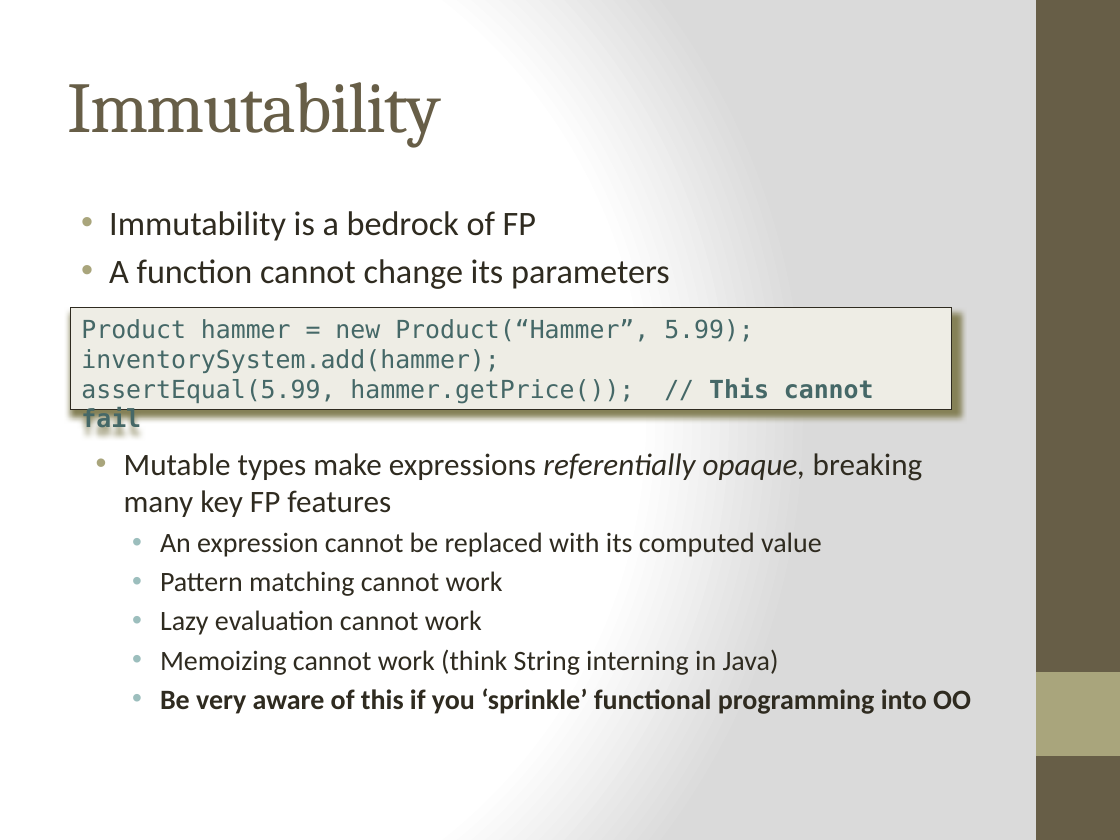
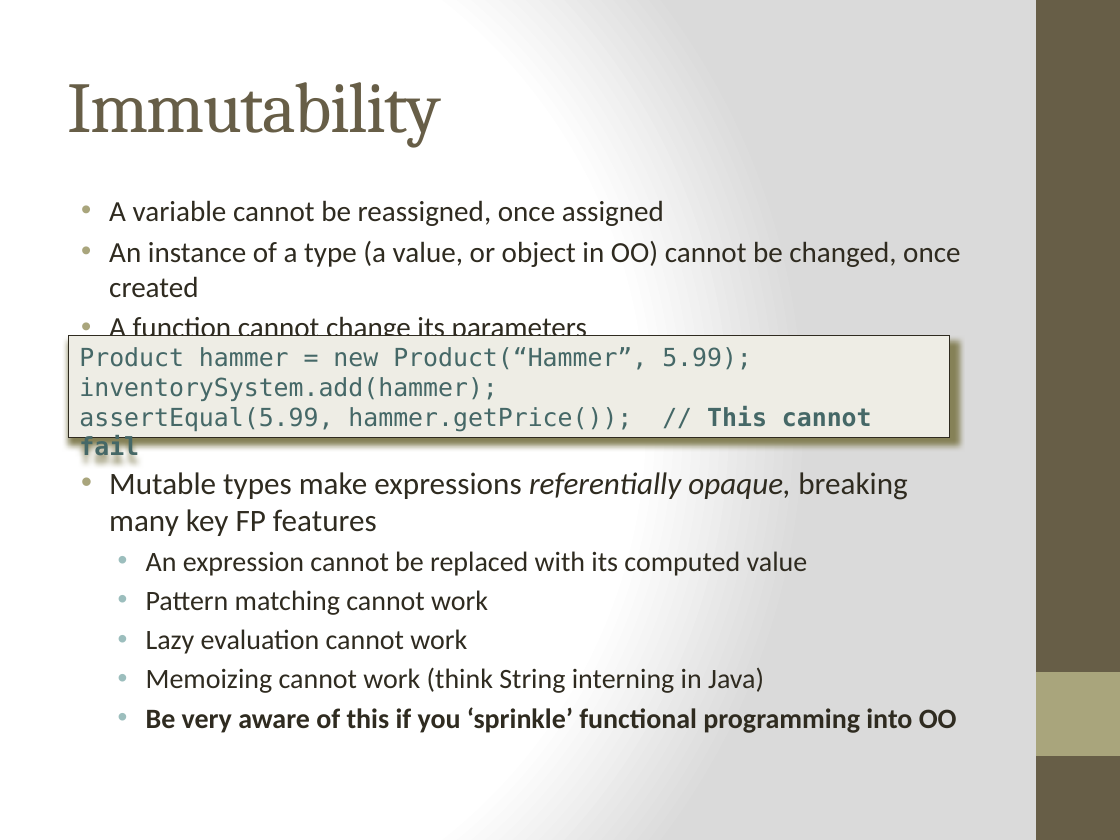
Before and after one commit to bjhartin/FoundationsOfFunctionalProgramming, a slide deck: slide 14 of FoundationsOfFunctionalProgramming.pptx (slide 12 before the commit). Drawn at 1120x840 pixels with LibreOffice and Linux fonts; fonts in the diff are those of the drawing. Boxes give left, top, right and bottom in pixels: in the first picture for what was removed or moved away, otherwise in the second. Text is boxed around its words. In the diff, an @@ line names an element or a change of style, - is before the commit and + after.

Commit message:
Brian: Added slides and examples for first class functions.

```diff
--- a/FoundationsOfFunctionalProgramming.pptx
+++ b/FoundationsOfFunctionalProgramming.pptx
@@ text "A variable cannot be reassigned, ...": place and size @@
-text "A variable cannot be reassigned, ..." at box(109, 211, 670, 289)
+text "A variable cannot be reassigned, ..." at box(109, 200, 960, 336)
@@ text at box(109, 200, 960, 298): text changed; size 22 to 18.7 pt @@
-• Immutability is a bedrock of FP
+• A variable cannot be reassigned, once assigned
+• An instance of a type (a value, or object in OO) cannot be changed, once created
@@ text at box(109, 317, 587, 336): size 22 to 18.7 pt in "A function cannot change its parameters" @@
@@ rectangle "Product hammer = new Product(“Hammer”, ...": place and size @@
-rectangle "Product hammer = new Product(“Hammer”, ..." at box(71, 308, 952, 410)
+rectangle "Product hammer = new Product(“Hammer”, ..." at box(68, 336, 950, 438)
@@ text "Mutable types make expressions referentially ...": place and size @@
-text "Mutable types make expressions referentially ..." at box(124, 453, 971, 714)
+text "Mutable types make expressions referentially ..." at box(109, 472, 957, 733)
```
Also in this commit, not shown: 8 other slides changed, 9 slides added, 2 slides removed, 5 other files.
